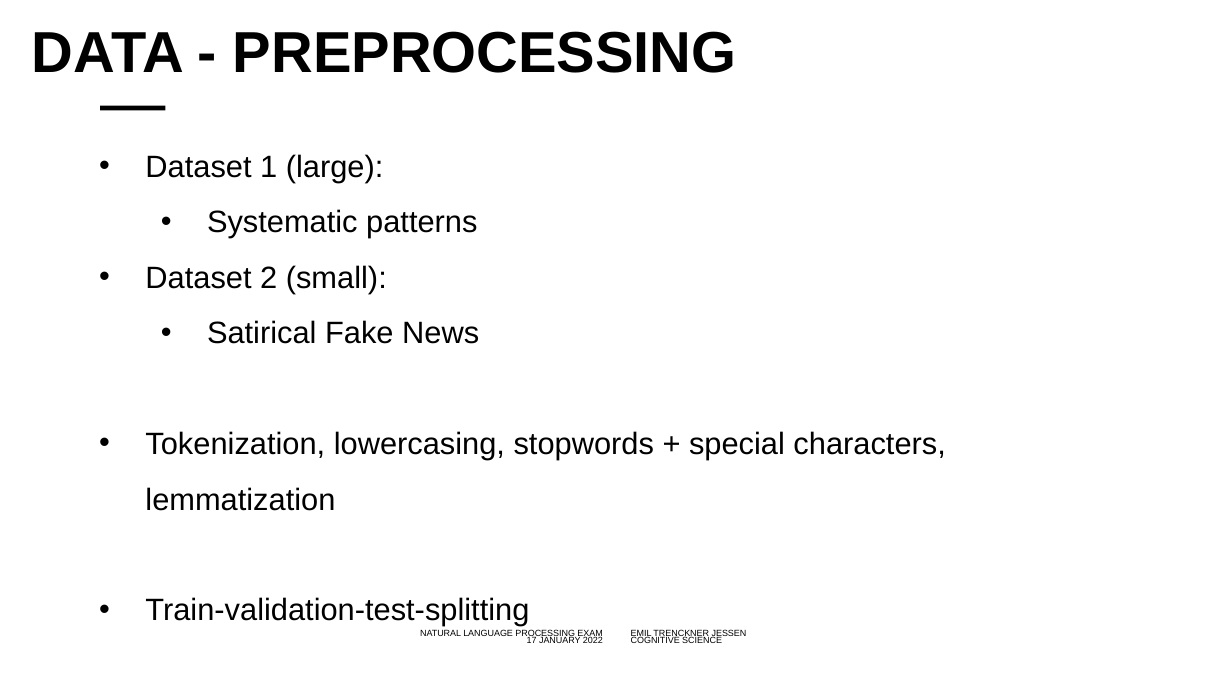
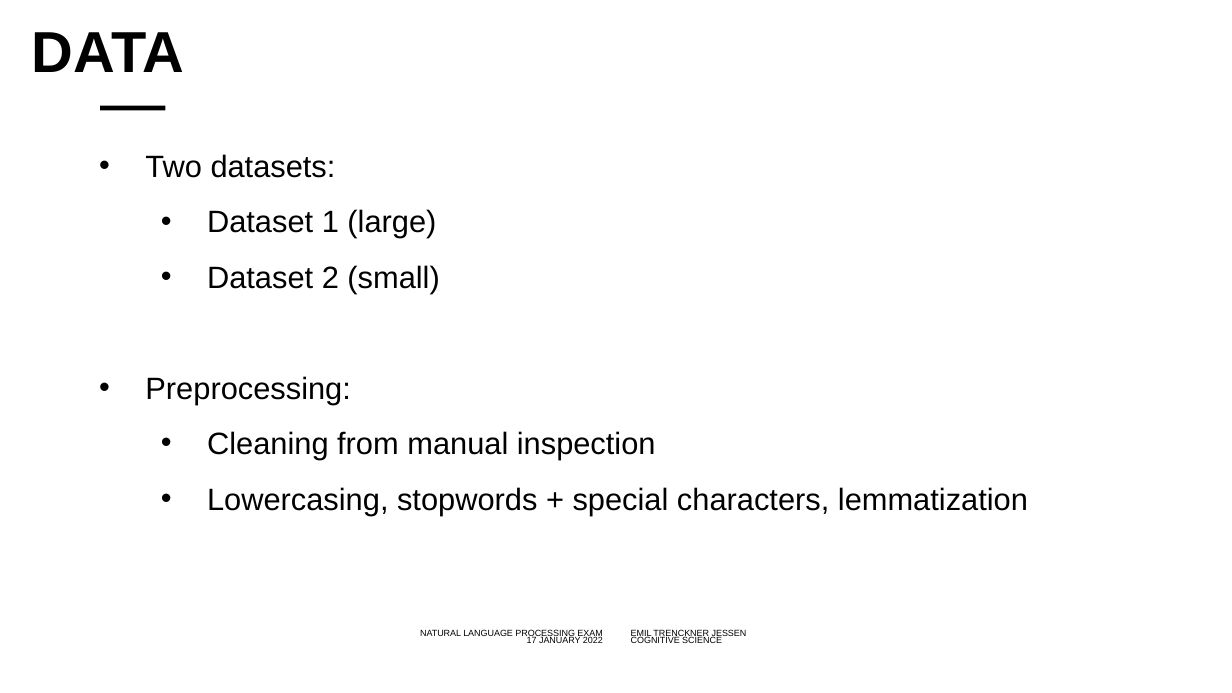
Before and after one commit to emiltj/NLP_oral_backup, a slide deck: slide 12 of Oral presentation/NLP.pptx (slide 18 before the commit). Drawn at 1232x693 pixels with LibreOffice and Linux fonts; fonts in the diff are those of the drawing; background and template pictures are left out. Boxes give left, top, right and bottom in pixels: in the first picture for what was removed or moved away, otherwise in the second. Text is boxed around its words. In the diff, an @@ line names an element or a change of style, - is before the commit and + after.

```diff
--- a/Oral presentation/NLP.pptx
+++ b/Oral presentation/NLP.pptx
@@ title at <box>32,32,184,72</box>: text changed @@
-DATA - PREPROCESSING
+DATA
@@ text at <box>145,154,1028,515</box>: text changed @@
-• Dataset 1 (large):
-  • Systematic patterns
-• Dataset 2 (small):
-  • Satirical Fake News
-• Tokenization, lowercasing, stopwords + special characters, lemmatization
-• Train-validation-test-splitting
+• Two datasets:
+  • Dataset 1 (large)
+  • Dataset 2 (small)
+• Preprocessing:
+  • Cleaning from manual inspection
+  • Lowercasing, stopwords + special characters, lemmatization
```
Also in this commit, not shown: 12 other slides changed, 14 slides added, 10 slides removed, 6 other files.
